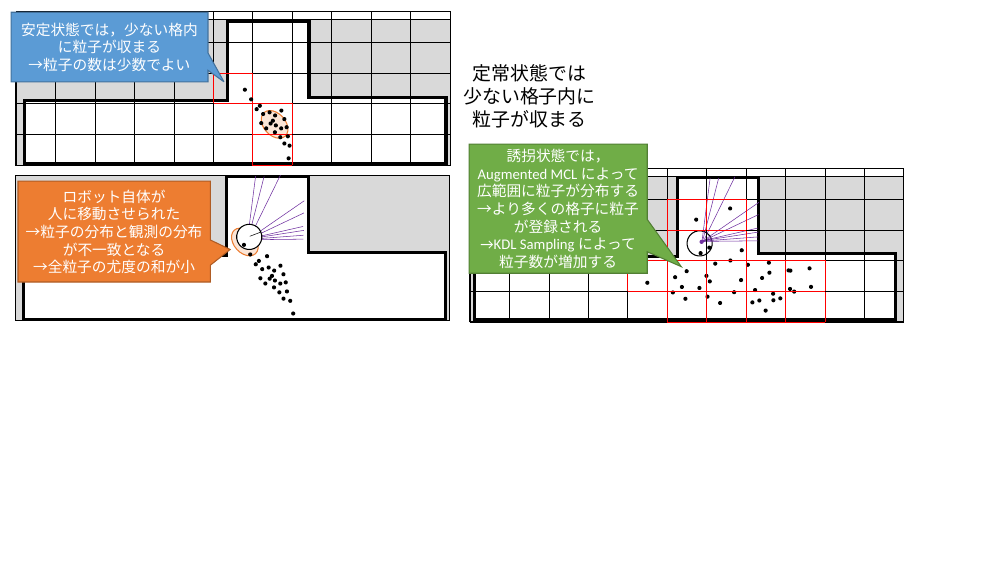
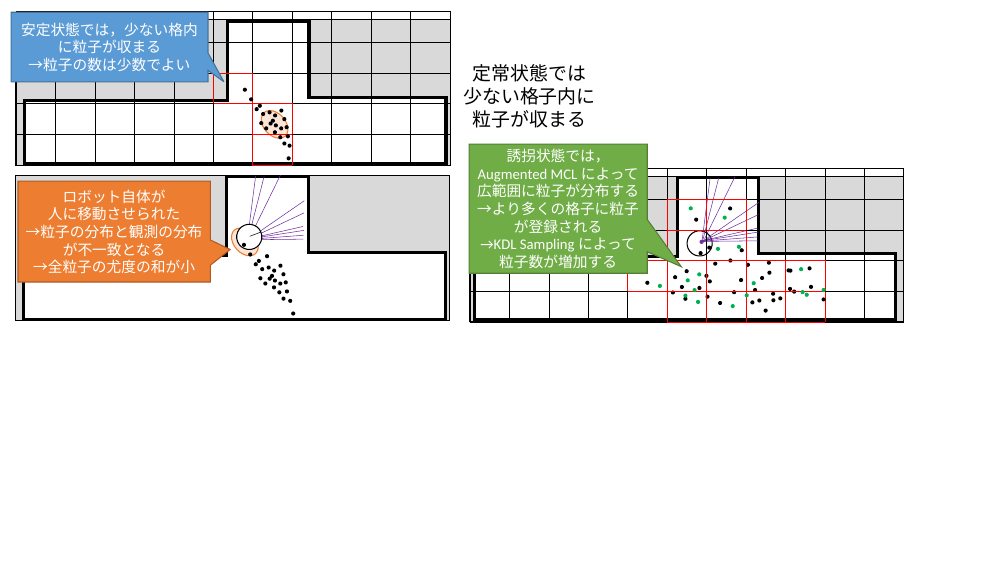
Before and after one commit to MoriKen254/Qiita, a slide deck: slide 51 of Navigation Stack を理解する/Navigation Stack を理解する.pptx. Drawn at 1008x567 pixels with LibreOffice and Linux fonts; fonts in the diff are those of the drawing. Boxes give left, top, right and bottom in pixels: in the first picture for what was removed or moved away, otherwise in the second. Text is boxed around its words. In the diff, an @@ line names an element or a change of style, - is before the commit and + after.

```diff
--- a/Navigation Stack を理解する/Navigation Stack を理解する.pptx
+++ b/Navigation Stack を理解する/Navigation Stack を理解する.pptx
@@ ellipse added at (x1=690, y1=207, x2=693, y2=210), fill #00B050, outline #00B050 1 pt @@
@@ ellipse added at (x1=724, y1=216, x2=727, y2=219), fill #00B050, outline #00B050 1 pt @@
@@ ellipse added at (x1=717, y1=247, x2=720, y2=250), fill #00B050, outline #00B050 1 pt @@
@@ ellipse added at (x1=737, y1=245, x2=740, y2=248), fill #00B050, outline #00B050 1 pt @@
@@ ellipse added at (x1=800, y1=268, x2=803, y2=271), fill #00B050, outline #00B050 1 pt @@
@@ ellipse added at (x1=659, y1=284, x2=662, y2=287), fill #00B050, outline #00B050 1 pt @@
@@ ellipse added at (x1=684, y1=294, x2=687, y2=297), fill #00B050, outline #00B050 1 pt @@
@@ ellipse added at (x1=687, y1=279, x2=690, y2=282), fill #00B050, outline #00B050 1 pt @@
@@ ellipse added at (x1=693, y1=289, x2=696, y2=292), fill #00B050, outline #00B050 1 pt @@
@@ ellipse added at (x1=698, y1=273, x2=701, y2=276), fill #00B050, outline #00B050 1 pt @@
@@ ellipse added at (x1=746, y1=294, x2=749, y2=297), fill #00B050, outline #00B050 1 pt @@
@@ ellipse added at (x1=752, y1=282, x2=755, y2=285), fill #00B050, outline #00B050 1 pt @@
@@ ellipse added at (x1=802, y1=290, x2=805, y2=293), fill #00B050, outline #00B050 1 pt @@
@@ ellipse added at (x1=805, y1=293, x2=808, y2=296), fill #00B050, outline #00B050 1 pt @@
@@ ellipse added at (x1=823, y1=289, x2=826, y2=292), fill #00B050, outline #00B050 1 pt @@
@@ ellipse added at (x1=823, y1=298, x2=826, y2=301), fill #000000, outline #000000 1 pt @@
@@ ellipse added at (x1=696, y1=300, x2=699, y2=303), fill #00B050, outline #00B050 1 pt @@
@@ ellipse added at (x1=731, y1=305, x2=734, y2=308), fill #00B050, outline #00B050 1 pt @@
```
Also in this commit, not shown: 4 other slides changed, 9 other files.
